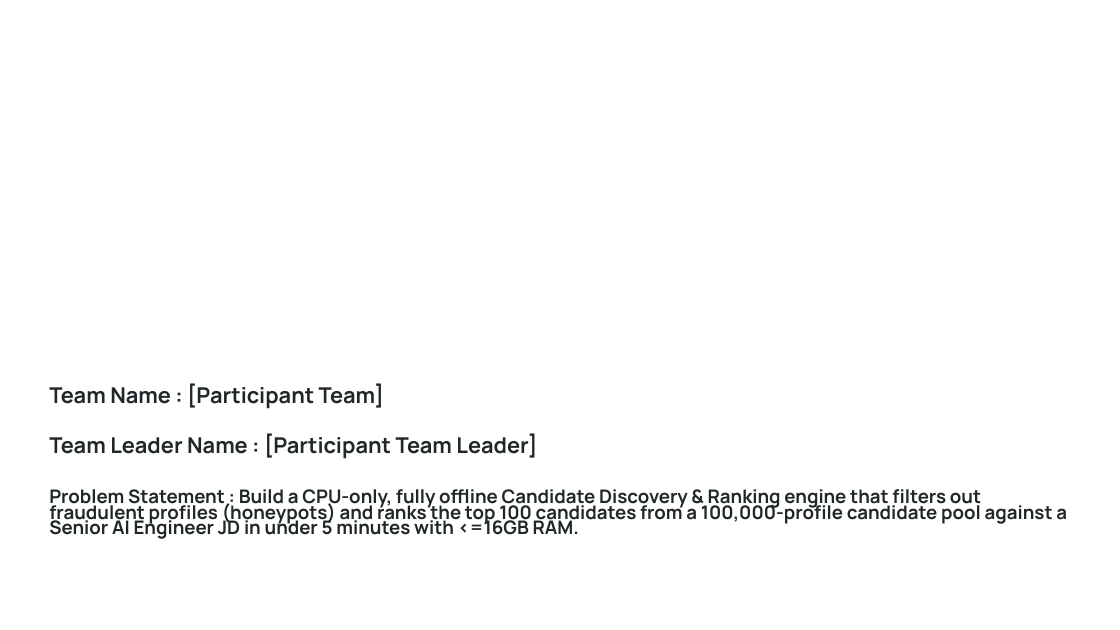
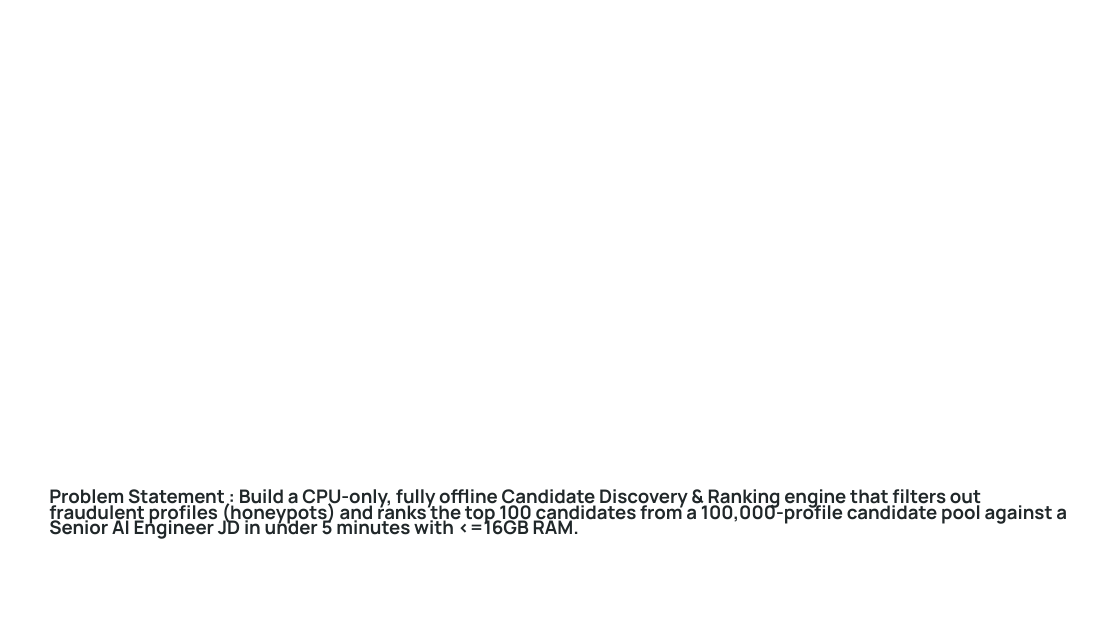
Before and after one commit to IqraKhanZ/candidate-ranker, a slide deck: slide 1 of Redrob_Candidate_Ranker_Submission.pptx. Drawn at 1120x630 pixels with LibreOffice and Linux fonts; fonts in the diff are those of the drawing; background and template pictures are left out. Boxes give left, top, right and bottom in pixels: in the first picture for what was removed or moved away, otherwise in the second. Text is boxed around its words. In the diff, an @@ line names an element or a change of style, - is before the commit and + after.

```diff
--- a/Redrob_Candidate_Ranker_Submission.pptx
+++ b/Redrob_Candidate_Ranker_Submission.pptx
@@ text removed at (49,383,384,409) @@
-Team Name : [Participant Team]
@@ text removed at (49,433,537,459) @@
-Team Leader Name : [Participant Team Leader]
```
